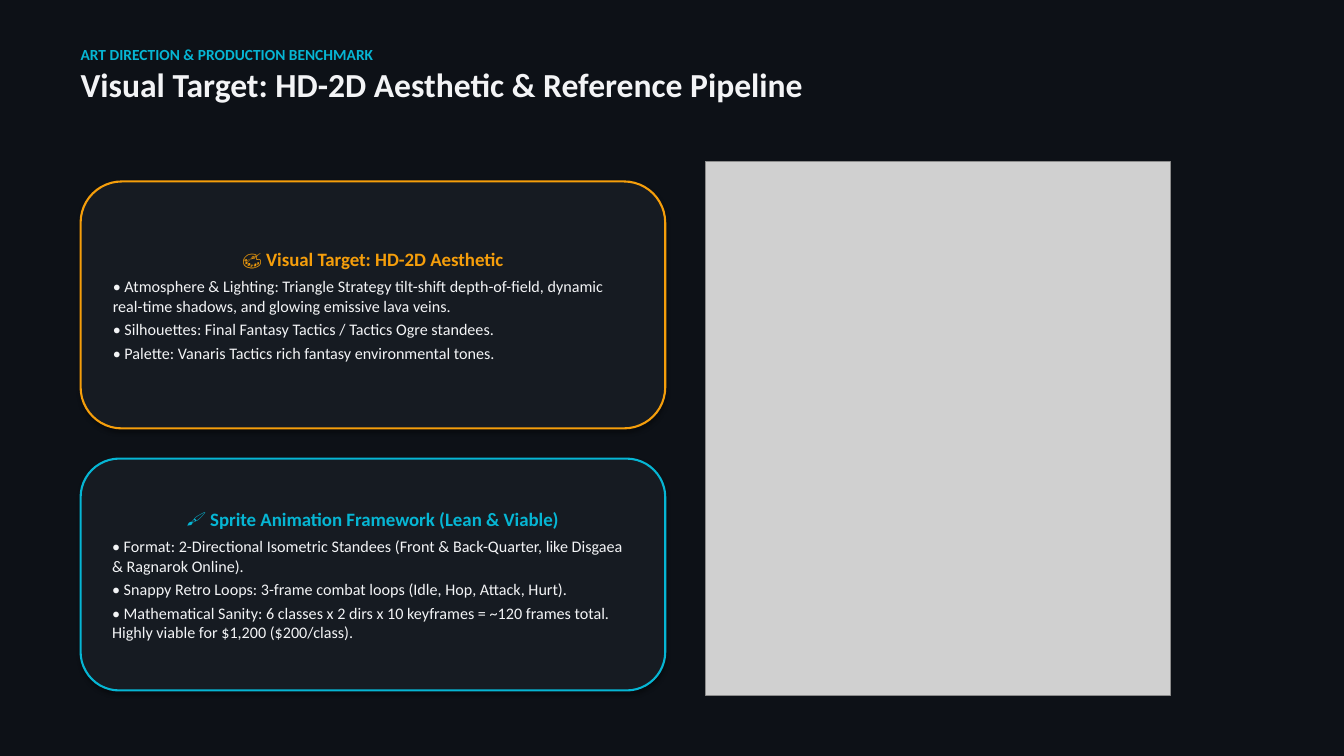
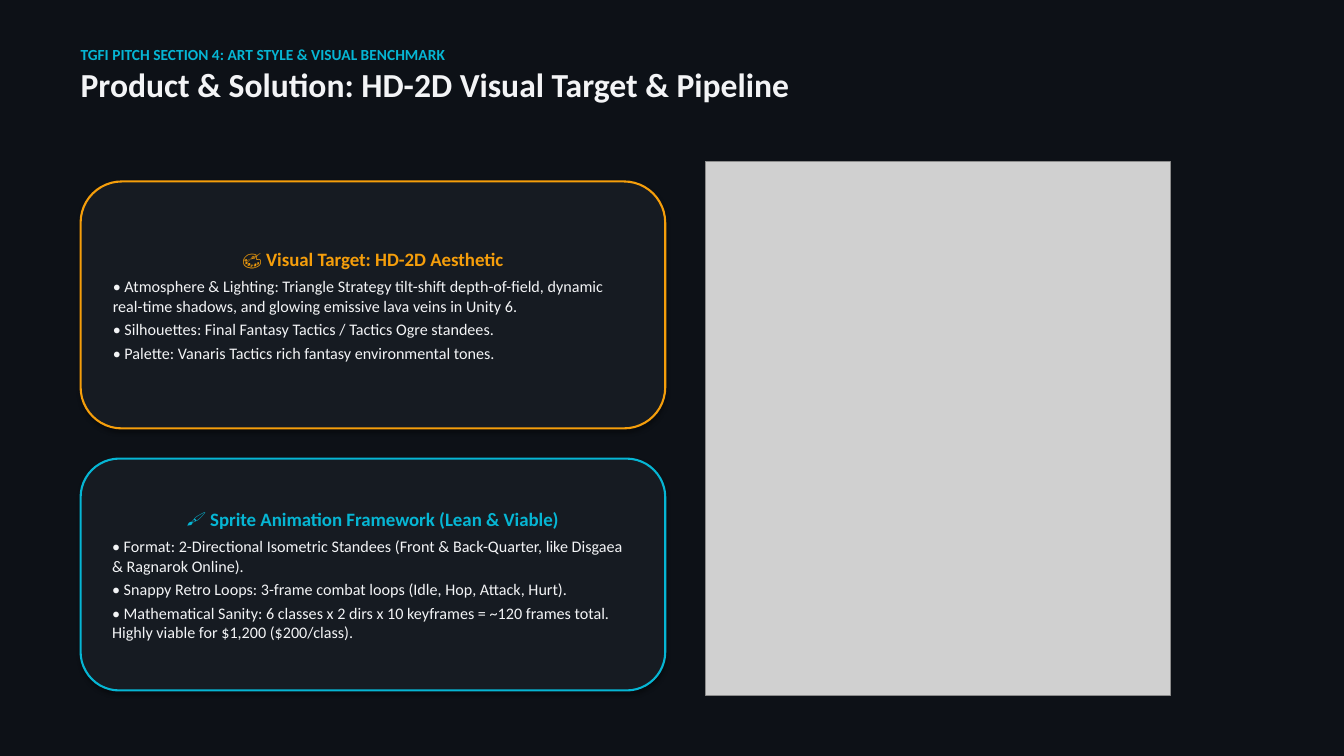
Before and after one commit to HackerMan998/ElementalHexTactics3D, a slide deck: slide 8 of ElementalHexTactics_PitchDeck.pptx (slide 9 before the commit). Drawn at 1344x756 pixels with LibreOffice and Linux fonts; fonts in the diff are those of the drawing; grey boxes stand for pictures. Boxes give left, top, right and bottom in pixels: in the first picture for what was removed or moved away, otherwise in the second. Text is boxed around its words. In the diff, an @@ line names an element or a change of style, - is before the commit and + after.

Commit message:
feat: align PPTX pitch deck with official Toge Productions TGFI template structure

```diff
--- a/ElementalHexTactics_PitchDeck.pptx
+++ b/ElementalHexTactics_PitchDeck.pptx
@@ text at (81,50,789,103): text changed @@
-ART DIRECTION & PRODUCTION BENCHMARK
-Visual Target: HD-2D Aesthetic & Reference Pipeline
+TGFI PITCH SECTION 4: ART STYLE & VISUAL BENCHMARK
+Product & Solution: HD-2D Visual Target & Pipeline
@@ text in rounded rectangle at (113,280,603,315): text changed @@
-• Atmosphere & Lighting: Triangle Strategy tilt-shift depth-of-field, dynamic real-time shadows, and glowing emissive lava veins.
+• Atmosphere & Lighting: Triangle Strategy tilt-shift depth-of-field, dynamic real-time shadows, and glowing emissive lava veins in Unity 6.
```
Also in this commit, not shown: 8 other slides changed, 1 slide added, 1 slide removed, 1 other file.
